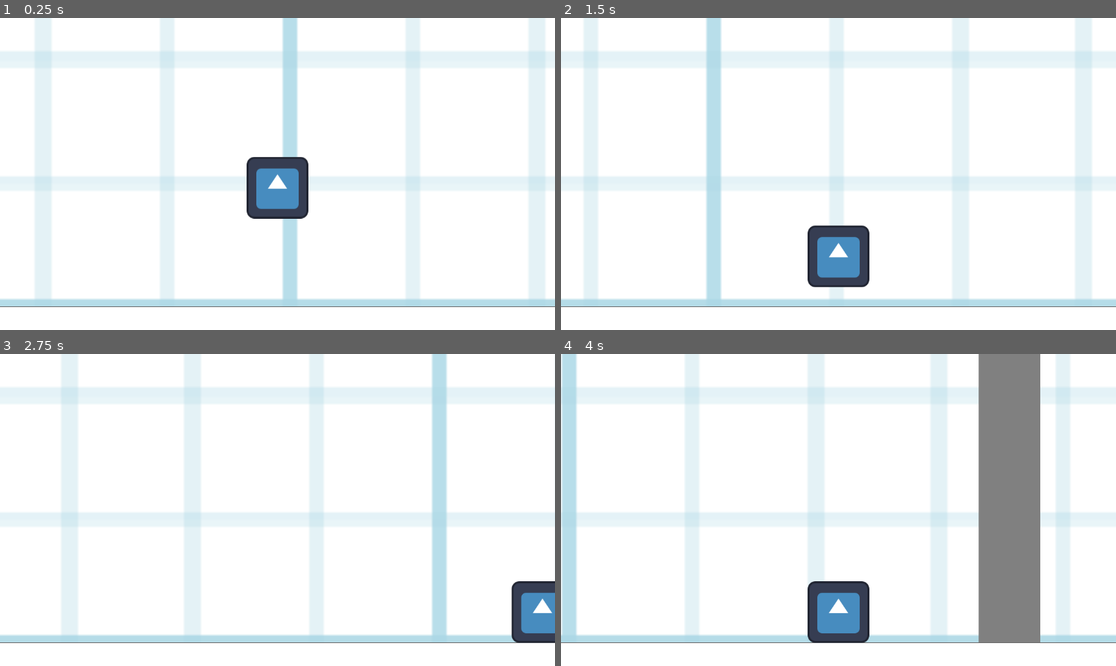
Above: before the commit, frames 1-4 (two rows, left to right).
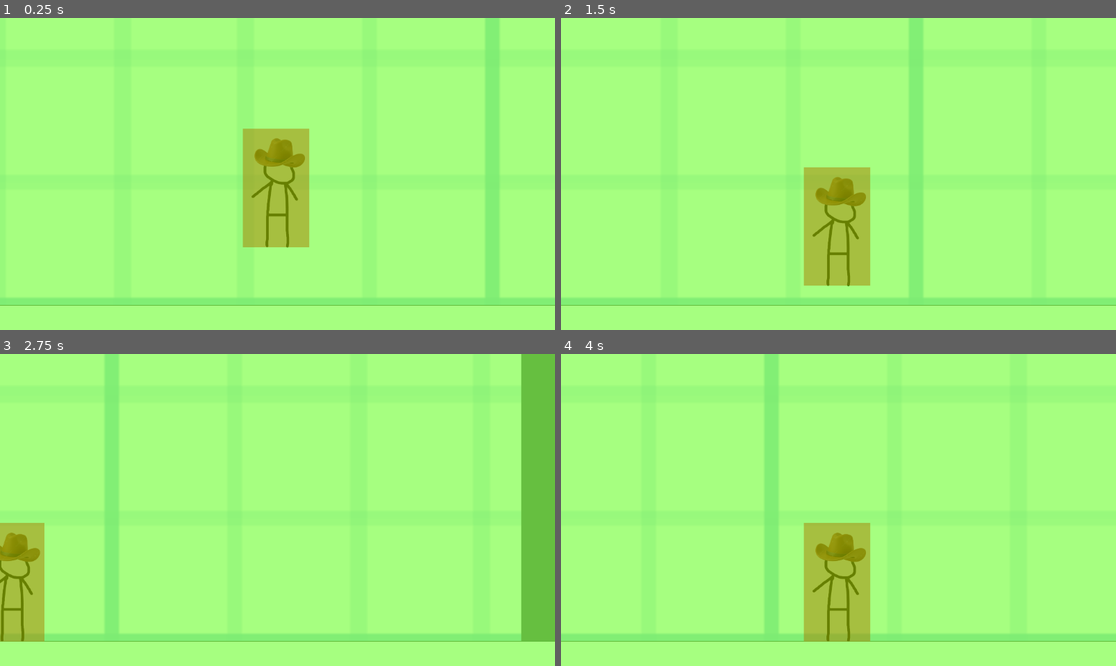
Above: after the commit, the same moments.

Repository: Mediocre-Mr-Fish/ECS179-Final-Project
Game: Godot game, scene res://Level1.tscn
Two runs of this game, one before a commit and one after it. Both use one fixed random seed, a clock stepped at 60 frames per second and the inputs below. The engine's default icon, where the game draws it, is replaced by a stand-in: a white triangle on a blue panel in a dark square.
Inputs:
- Up to frame 1 (0.25 s): no input
- Up to frame 2 (1.5 s): hold Shift (gimick1) 0.53-1.28 s; hold D (right) from 0.53 s (still down); tap W (up) at 0.77, 0.8, 1.07, 1.35 s
- Up to frame 3 (2.75 s): tap W (up) at 1.52, 1.82, 2.3 s; tap Shift (gimick1) at 1.55 s; release D (right) at 2.03 s; hold A (left) from 2.03 s (still down); hold Shift (gimick1) from 2.03 s (still down)
- Up to frame 4 (4 s): release A (left) at 2.78 s; release Shift (gimick1) at 2.78 s; hold D (right) from 2.78 s (still down); tap Shift (gimick1) at 2.85 s; tap W (up) at 3.02, 3.32, 3.6, 3.77 s

The runs differ from the first frame. In frame 1, 100% of the frame differs, in the area x 0-100%, y 0-100%; in frame 2, 100%; in frame 3, 100%; in frame 4, 100%.

Commit message:
added ability to face in different directions, and made a basic sprite

Diff:
--- a/puzzle-platformer-game-jam/Level1.tscn
+++ b/puzzle-platformer-game-jam/Level1.tscn
@@ -26,7 +26,8 @@
 stretch_mode = 1
 
 [node name="player" parent="." instance=ExtResource("1_mc20k")]
-position = Vector2(567, 260)
+position = Vector2(147, 263)
+scale = Vector2(0.5, 0.5)
 
 [node name="Level" type="Node2D" parent="."]
 
@@ -48,7 +49,7 @@
 position = Vector2(574, -817)
 scale = Vector2(4.9999995, 0.5)
 script = ExtResource("3_cove1")
-shifted_offset = Vector2(-550, 0)
+shifted_offset = Vector2(550, 0)
 subject = NodePath("../player")
 
 [node name="Area2D" type="Area2D" parent="Camera2D"]
@@ -62,7 +63,6 @@
 shape = SubResource("RectangleShape2D_cove1")
 
 [node name="Debug" type="Sprite2D" parent="Camera2D"]
-visible = false
 position = Vector2(6.020069e-06, 5.6266785e-05)
 scale = Vector2(0.90000004, 5.0625005)
 texture = ExtResource("7_mlbie")
--- a/puzzle-platformer-game-jam/Player.tscn
+++ b/puzzle-platformer-game-jam/Player.tscn
@@ -1,27 +1,37 @@
-[gd_scene load_steps=6 format=3 uid="uid://ku11hnyxpgxp"]
+[gd_scene load_steps=8 format=3 uid="uid://b3tycvd50f06t"]
 
-[ext_resource type="Texture2D" uid="uid://dfx60wxux6jx8" path="res://icon.svg" id="1_f50pn"]
 [ext_resource type="Script" uid="uid://cnif7fgpw4n3x" path="res://player_controller.gd" id="1_ij6vw"]
-[ext_resource type="Script" uid="uid://b5hf8j1tluq3w" path="res://touch_hit_box.gd" id="3_kne1u"]
-
-[sub_resource type="RectangleShape2D" id="RectangleShape2D_ij6vw"]
-size = Vector2(128, 128)
+[ext_resource type="Texture2D" uid="uid://bcvtf6fl3mst" path="res://guy.png" id="2_kne1u"]
+[ext_resource type="Script" path="res://player_sprite.gd" id="3_e80uo"]
+[ext_resource type="Script" path="res://touch_hit_box.gd" id="3_kne1u"]
+[ext_resource type="Texture2D" uid="uid://cco14dfocmfkh" path="res://overlay_red.png" id="5_cxr5p"]
 
 [sub_resource type="RectangleShape2D" id="RectangleShape2D_kpjcp"]
-size = Vector2(132, 132)
+size = Vector2(229, 492)
+
+[sub_resource type="RectangleShape2D" id="RectangleShape2D_cxr5p"]
+size = Vector2(277, 492)
 
 [node name="CharacterBody2D" type="CharacterBody2D"]
 script = ExtResource("1_ij6vw")
 
 [node name="Sprite2D" type="Sprite2D" parent="."]
-texture = ExtResource("1_f50pn")
+texture = ExtResource("2_kne1u")
+script = ExtResource("3_e80uo")
 
 [node name="CollisionShape2D" type="CollisionShape2D" parent="."]
 visible = false
-shape = SubResource("RectangleShape2D_ij6vw")
+position = Vector2(-4.5, 0)
+shape = SubResource("RectangleShape2D_kpjcp")
 
 [node name="TouchHitBox" type="Area2D" parent="."]
 script = ExtResource("3_kne1u")
 
-[node name="CollisionShape2D" type="CollisionShape2D" parent="TouchHitBox"]
-shape = SubResource("RectangleShape2D_kpjcp")
+[node name="CollisionShape2D2" type="CollisionShape2D" parent="TouchHitBox"]
+position = Vector2(-5.5, 0)
+shape = SubResource("RectangleShape2D_cxr5p")
+
+[node name="Debug" type="Sprite2D" parent="TouchHitBox"]
+position = Vector2(-5.5, 1.66893e-06)
+scale = Vector2(1.0820313, 1.921875)
+texture = ExtResource("5_cxr5p")
--- a/puzzle-platformer-game-jam/camera_controller.gd
+++ b/puzzle-platformer-game-jam/camera_controller.gd
@@ -2,9 +2,9 @@
 extends Camera2D
 
 @export var floating_offset:Vector2 = Vector2.ZERO
-@export var shifted_offset:Vector2 = Vector2(-600, 0)
+@export var shifted_offset:Vector2 = Vector2(600, 0)
 
-@export var subject:Node2D :
+@export var subject:PlayerController :
 	set(value):
 		subject = value
 		global_position = subject.global_position + floating_offset
@@ -15,6 +15,9 @@
 
 func _process(_delta: float) -> void:
 	if Input.is_action_pressed("gimick1"):
-		global_position.x = subject.global_position.x + shifted_offset.x
+		if subject.Facing.RIGHT == subject.facing:
+			global_position.x = subject.global_position.x + shifted_offset.x
+		else:
+			global_position.x = subject.global_position.x - shifted_offset.x
 	else:
 		global_position.x = subject.global_position.x + floating_offset.x
--- a/puzzle-platformer-game-jam/player_controller.gd
+++ b/puzzle-platformer-game-jam/player_controller.gd
@@ -1,10 +1,22 @@
 class_name PlayerController
 extends CharacterBody2D
 
+#@onready var sprite:Sprite2D = $Sprite2D
+@onready var sprite:PlayerSprite = $Sprite2D
+
+enum Facing {
+	LEFT,
+	RIGHT,
+}
 
 const SPEED = 300.0
 const JUMP_VELOCITY = -400.0
 
+var facing:Facing = Facing.RIGHT
+
+func _ready() -> void:
+	facing = Facing.RIGHT
+	sprite.change_facing(self)
 
 func _physics_process(delta: float) -> void:
 	# Add the gravity.
@@ -23,4 +35,15 @@
 	else:
 		velocity.x = move_toward(velocity.x, 0, SPEED)
 
+	if not Input.is_action_pressed("gimick1"):
+		if 0 < direction:
+			if Facing.RIGHT != facing:
+				facing = Facing.RIGHT
+				sprite.change_facing(self)
+
+		elif 0 > direction:
+			if Facing.LEFT != facing:
+				facing = Facing.LEFT
+				sprite.change_facing(self)
+
 	move_and_slide()
--- /dev/null
+++ b/puzzle-platformer-game-jam/player_sprite.gd
@@ -0,0 +1,16 @@
+class_name PlayerSprite
+extends Node2D
+
+@export var unflipped_position:Vector2
+@export var flipped_position:Vector2
+
+
+func change_facing(player:PlayerController) -> void:
+	if PlayerController.Facing.LEFT == player.facing:
+		position = flipped_position
+		self.flip_h = false
+		#print("left")
+	elif PlayerController.Facing.RIGHT == player.facing:
+		position = unflipped_position
+		self.flip_h = true
+		#print("right")
--- a/puzzle-platformer-game-jam/wall_indeterminate.gd
+++ b/puzzle-platformer-game-jam/wall_indeterminate.gd
@@ -30,12 +30,14 @@
 
 func on_camera(seen:bool)->void:
 	if seen and not determined:
+		print("I've been seen!")
 		existant = true
 		determined = true
-	determinism_update()
+		determinism_update()
 
 func on_touch(touch:bool)->void:
 	if touch and not determined:
+		print("I've been touched!")
 		existant = false
 		determined = true
-	determinism_update()
+		determinism_update()
Not shown: 1 places in puzzle-platformer-game-jam/Level1.tscn that only renumber resources
Binary file added: puzzle-platformer-game-jam/guy.png
Not shown, added: puzzle-platformer-game-jam/guy.png.import
Binary file added: puzzle-platformer-game-jam/overlay_red.png
Not shown, added: puzzle-platformer-game-jam/overlay_red.png.import
Not shown, added: puzzle-platformer-game-jam/player_sprite.gd.uid
Not shown: 1 places in puzzle-platformer-game-jam/wall_indeterminate.tscn that only renumber resources
